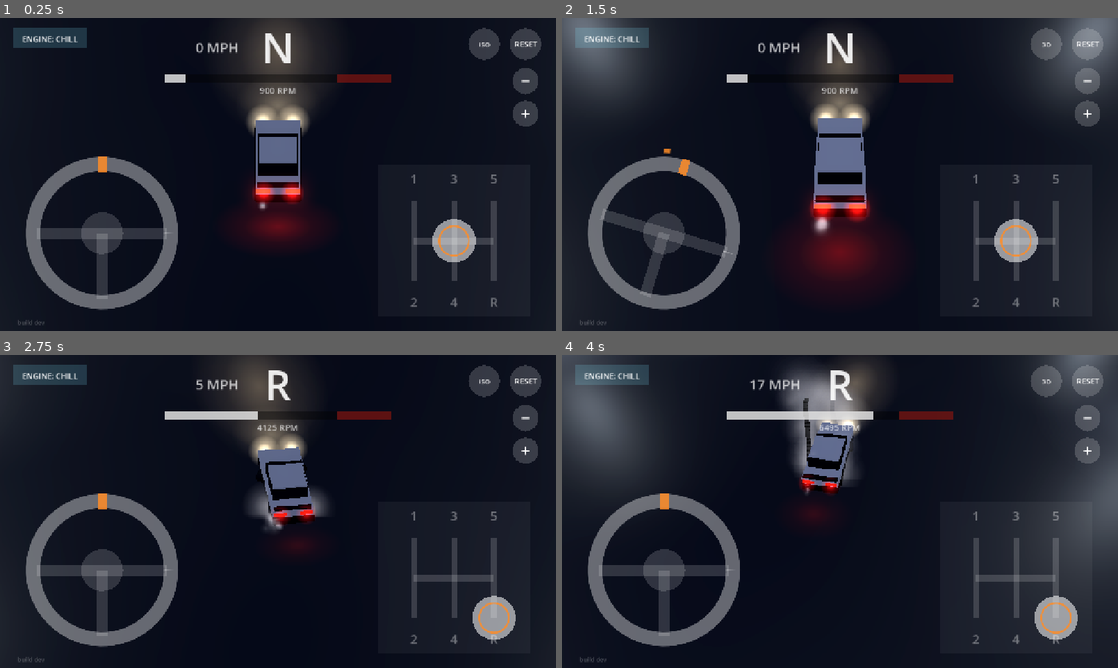
Above: before the commit, frames 1-4 (two rows, left to right).
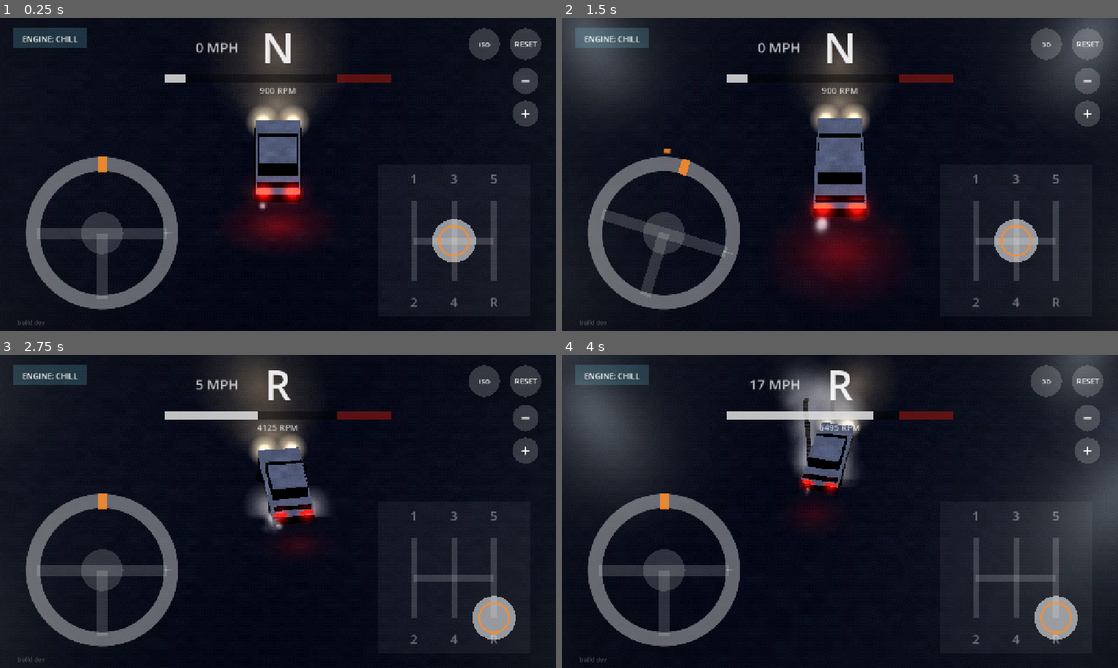
Above: after the commit, the same moments.

Repository: StoneColdOS/stick-drift
Game: Godot game, scene res://scenes/main.tscn
The game is run twice, just before and just after one commit, with the same random seed, the same clock (stepped at 60 frames per second) and the same inputs.
Inputs (mouse positions are in pixels of both pictures, inside the frame that each line leads up to):
- Up to frame 1 (0.25 s): no input
- Up to frame 2 (1.5 s): tap Enter (reset) at 0.5, 1.25 s; move the mouse to (962, 158) at 0.52 s; hold D (steer_right) 0.53-1.25 s; tap V (view) at 0.6 s; click (962, 158) at 0.67 s; drag from (728, 190) to (812, 237) at 1.27 s
- Up to frame 3 (2.75 s): move the mouse to (333, 442) at 2.02 s; hold D (steer_right) from 2.03 s (still down); tap R (gear_r) at 2.1 s; tap V (view) at 2.3 s
- Up to frame 4 (4 s): release D (steer_right) at 2.75 s; drag from (812, 574) to (673, 464) at 2.77 s; move the mouse to (1006, 558) at 3.52 s; hold A (steer_left) from 3.53 s (still down); tap V (view) at 3.6 s

The runs differ from the first frame. In frame 1, 0.1% of the frame differs, in the area x 46-54%, y 32-57%; in frame 2, 2.3%, in the area x 0-100%, y 0-61%; in frame 3, 0.1%; in frame 4, 1.0%.

Commit message:
Easy Delivery Co.-style look: gritty pixel textures, depth fog, retro dither pass, low-poly pines
- Every lit surface gets a tileable grit texture projected in world space
  with nearest filtering
- Depth fog in the night-sky colour, following the camera zoom, so the
  distance melts away
- Canvas shader: ordered dithering, colour quantization, soft vignette
- Trees are now stacked six-sided pines

Co-Authored-By: Claude Opus 5.5 <noreply@anthropic.com>
Claude-Session: https://claude.ai/code/session_01X5D3N9oUK59uFhYSHv3wU5

Diff:
--- a/scripts/chase_camera.gd
+++ b/scripts/chase_camera.gd
@@ -13,6 +13,7 @@
 const FOLLOW := {"pitch_close": 44.0, "pitch_far": 68.0, "dist_close": 13.0, "dist_far": 42.0}
 
 var car  ## car.gd
+var env: Environment  ## fog follows the zoom
 var iso := true
 var zoom := 0.05                 ## base zoom when slow: 0 = close, 1 = far
 var look_ahead := 0.7             ## seconds of travel the camera leads by
@@ -119,5 +120,10 @@
 	else:
 		pitch = lerpf(FOLLOW.pitch_close, FOLLOW.pitch_far, z)
 		d = lerpf(FOLLOW.dist_close, FOLLOW.dist_far, z)
+	if env:
+		# Clear around the car, fading out to the night beyond. Wider views push the fog back.
+		var reach: float = size if iso else d
+		env.fog_depth_begin = d - reach * 0.1
+		env.fog_depth_end = d + reach * 1.6 + 15.0
 	var b := Basis.from_euler(Vector3(deg_to_rad(-pitch), _yaw, 0.0))
 	global_transform = Transform3D(b, _focus + b.z * d)
--- a/scripts/main.gd
+++ b/scripts/main.gd
@@ -17,7 +17,7 @@
 const Hud := preload("res://scripts/hud.gd")
 const Haptics := preload("res://scripts/haptics.gd")
 
-const NIGHT_SKY := Color(0.035, 0.045, 0.08)
+const NIGHT_SKY := Color(0.1, 0.12, 0.18)  ## also the fog colour, so the distance melts away
 const PIXEL_SHRINK := 2  ## 720 / 2 = 360 pixel-tall world. Lower = sharper, higher = chunkier.
 const SEQUENCE := [-1, 0, 1, 2, 3, 4, 5]  ## for gamepad up/down shifting
 
@@ -29,6 +29,7 @@
 var camera: Camera3D
 var touch: Control
 var hud: Control
+var environment: Environment
 
 
 func _ready() -> void:
@@ -40,6 +41,9 @@
 	container.texture_filter = CanvasItem.TEXTURE_FILTER_NEAREST
 	container.mouse_filter = Control.MOUSE_FILTER_IGNORE
 	container.set_anchors_preset(Control.PRESET_FULL_RECT)
+	var post := ShaderMaterial.new()
+	post.shader = load("res://scripts/retro.gdshader")
+	container.material = post
 	add_child(container)
 	world_viewport = SubViewport.new()
 	world_viewport.msaa_3d = Viewport.MSAA_DISABLED
@@ -72,6 +76,7 @@
 
 	camera = ChaseCamera.new()
 	camera.car = car
+	camera.env = environment
 	world.add_child(camera)
 	camera.current = true
 	camera.snap()
@@ -94,11 +99,17 @@
 	env.background_mode = Environment.BG_COLOR
 	env.background_color = NIGHT_SKY
 	env.ambient_light_source = Environment.AMBIENT_SOURCE_COLOR
-	env.ambient_light_color = Color(0.32, 0.35, 0.48)
+	env.ambient_light_color = Color(0.3, 0.33, 0.45)
 	env.ambient_light_energy = 1.0
+	# Depth fog the same colour as the night sky: clear around the car, swallowing the
+	# distance. The camera moves the start/end as it zooms.
 	env.fog_enabled = true
+	env.fog_mode = Environment.FOG_MODE_DEPTH
 	env.fog_light_color = NIGHT_SKY
-	env.fog_density = 0.003
+	env.fog_density = 1.0
+	env.fog_depth_curve = 1.4
+	env.fog_depth_begin = 20.0
+	env.fog_depth_end = 70.0
 	env.glow_enabled = true
 	env.glow_intensity = 0.7
 	env.glow_bloom = 0.05
@@ -106,6 +117,7 @@
 	var we := WorldEnvironment.new()
 	we.environment = env
 	world.add_child(we)
+	environment = env
 
 	var moon := DirectionalLight3D.new()
 	moon.light_color = Color(0.55, 0.62, 0.85)
@@ -116,6 +128,7 @@
 
 
 func _process(_dt: float) -> void:
+
 	var kb_steer := Input.get_axis("steer_left", "steer_right")
 	touch.kb_steer = kb_steer
 	if Input.is_action_just_pressed("kick"):
--- a/scripts/neighborhood.gd
+++ b/scripts/neighborhood.gd
@@ -12,12 +12,12 @@
 const LIGHT_RADIUS := 48.0
 
 const LED_WHITE := Color(0.86, 0.92, 1.0)
-const ASPHALT := Color(0.15, 0.155, 0.17)
-const LOT_ASPHALT := Color(0.17, 0.175, 0.19)
-const SIDEWALK := Color(0.36, 0.36, 0.38)
-const LAWN := Color(0.10, 0.20, 0.11)
-const OUTER_GRASS := Color(0.06, 0.11, 0.07)
-const ROOF := Color(0.16, 0.15, 0.17)
+const ASPHALT := Color(0.16, 0.165, 0.19)
+const LOT_ASPHALT := Color(0.19, 0.195, 0.22)
+const SIDEWALK := Color(0.4, 0.4, 0.43)
+const LAWN := Color(0.12, 0.22, 0.13)
+const OUTER_GRASS := Color(0.08, 0.14, 0.09)
+const ROOF := Color(0.2, 0.18, 0.2)
 const TRUNK := Color(0.22, 0.15, 0.10)
 const POLE := Color(0.25, 0.26, 0.28)
 const WINDOW_WARM := Color(1.0, 0.76, 0.42)
@@ -29,7 +29,7 @@
 	Color(0.62, 0.68, 0.74), Color(0.74, 0.68, 0.56), Color(0.56, 0.64, 0.54),
 	Color(0.58, 0.58, 0.60), Color(0.80, 0.77, 0.68), Color(0.62, 0.48, 0.44),
 ]
-const LEAF_COLORS := [Color(0.07, 0.17, 0.09), Color(0.09, 0.20, 0.10), Color(0.06, 0.14, 0.10)]
+const LEAF_COLORS := [Color(0.08, 0.16, 0.13), Color(0.1, 0.19, 0.14), Color(0.07, 0.13, 0.12)]
 
 var rng := RandomNumberGenerator.new()
 var lights: Array[OmniLight3D] = []
@@ -173,12 +173,13 @@
 	parent.add_child(t)
 	t.position = pos
 	t.scale = Vector3.ONE * rng.randf_range(0.8, 1.25)
-	Util.box(t, Vector3(0.45, 2.2, 0.45), Vector3(0, 1.1, 0), Util.lit(TRUNK, 1.0))
+	# Low-poly pine: stacked six-sided cones.
+	Util.box(t, Vector3(0.35, 1.2, 0.35), Vector3(0, 0.6, 0), Util.lit(TRUNK, 1.0))
 	var leaf := Util.lit(LEAF_COLORS[rng.randi() % LEAF_COLORS.size()], 1.0)
-	Util.box(t, Vector3(2.8, 2.4, 2.8), Vector3(0, 3.2, 0), leaf,
-		Vector3(rng.randf_range(-8, 8), rng.randf_range(0, 90), rng.randf_range(-8, 8)))
-	Util.box(t, Vector3(1.9, 1.7, 1.9), Vector3(0, 4.5, 0), leaf,
-		Vector3(rng.randf_range(-10, 10), rng.randf_range(0, 90), rng.randf_range(-10, 10)))
+	var yaw := rng.randf_range(0, 60)
+	Util.cone(t, 1.9, 2.6, Vector3(0, 0.8, 0), leaf, yaw)
+	Util.cone(t, 1.45, 2.3, Vector3(0, 2.2, 0), leaf, yaw + 20)
+	Util.cone(t, 1.0, 2.3, Vector3(0, 3.5, 0), leaf, yaw + 40)
 
 
 ## A street light whose arm reaches out over the road in direction `out`.
--- /dev/null
+++ b/scripts/retro.gdshader
@@ -0,0 +1,24 @@
+shader_type canvas_item;
+// Retro colour pass over the low-res world: a touch of ordered dithering and colour
+// quantization (like old consoles), plus a soft vignette. Subtle on purpose.
+
+uniform float levels = 28.0;     // colour steps per channel
+uniform float dither_amount = 1.0;
+uniform float vignette = 0.35;
+
+const float BAYER[16] = float[](
+	0.0, 8.0, 2.0, 10.0,
+	12.0, 4.0, 14.0, 6.0,
+	3.0, 11.0, 1.0, 9.0,
+	15.0, 7.0, 13.0, 5.0);
+
+void fragment() {
+	vec4 c = texture(TEXTURE, UV);
+	ivec2 px = ivec2(UV / TEXTURE_PIXEL_SIZE);
+	float threshold = BAYER[(px.y % 4) * 4 + (px.x % 4)] / 16.0 - 0.5;
+	vec3 col = c.rgb + threshold * dither_amount / levels;
+	col = floor(col * levels + 0.5) / levels;
+	vec2 d = UV - 0.5;
+	col *= 1.0 - vignette * dot(d, d) * 1.6;
+	COLOR = vec4(col, 1.0);
+}
--- a/scripts/util.gd
+++ b/scripts/util.gd
@@ -6,16 +6,64 @@
 static var _unit_plane: PlaneMesh
 static var _prism: ArrayMesh
 static var _soft: GradientTexture2D
-
-
-static func lit(c: Color, roughness := 0.85) -> StandardMaterial3D:
-	var key := "L%s%s" % [c, roughness]
+static var _grain: ImageTexture
+
+
+## Everything gets a gritty, blotchy texture projected in world space (no UVs needed), drawn
+## with nearest-neighbour filtering so it reads as chunky pixels. That's most of the
+## "photo texture on low-poly" retro look.
+static func lit(c: Color, roughness := 0.85, grain_scale := 0.3) -> StandardMaterial3D:
+	var key := "L%s%s%s" % [c, roughness, grain_scale]
 	if not _mats.has(key):
 		var m := StandardMaterial3D.new()
 		m.albedo_color = c
 		m.roughness = roughness
+		if grain_scale > 0.0:
+			m.albedo_texture = grain()
+			m.uv1_triplanar = true
+			m.uv1_world_triplanar = true
+			m.uv1_scale = Vector3.ONE * grain_scale
+			m.texture_filter = BaseMaterial3D.TEXTURE_FILTER_NEAREST_WITH_MIPMAPS
 		_mats[key] = m
 	return _mats[key]
+
+
+## 64x64 tileable grit: two octaves of value noise plus speckle, 0.72..1.0 brightness.
+static func grain() -> ImageTexture:
+	if _grain:
+		return _grain
+	const N := 64
+	var rng := RandomNumberGenerator.new()
+	rng.seed = 1986
+	var coarse: Array[float] = []
+	var fine: Array[float] = []
+	for i in 8 * 8:
+		coarse.append(rng.randf())
+	for i in 16 * 16:
+		fine.append(rng.randf())
+	var img := Image.create(N, N, false, Image.FORMAT_RGBA8)
+	for y in N:
+		for x in N:
+			var v := 0.55 * _vnoise(coarse, 8, x / float(N) * 8.0, y / float(N) * 8.0)
+			v += 0.30 * _vnoise(fine, 16, x / float(N) * 16.0, y / float(N) * 16.0)
+			v += 0.15 * rng.randf()
+			var b := lerpf(0.72, 1.0, v)
+			img.set_pixel(x, y, Color(b, b, b))
+	img.generate_mipmaps()
+	_grain = ImageTexture.create_from_image(img)
+	return _grain
+
+
+static func _vnoise(cells: Array[float], n: int, fx: float, fy: float) -> float:
+	var x0 := int(floor(fx)) % n
+	var y0 := int(floor(fy)) % n
+	var x1 := (x0 + 1) % n
+	var y1 := (y0 + 1) % n
+	var tx := smoothstep(0.0, 1.0, fx - floor(fx))
+	var ty := smoothstep(0.0, 1.0, fy - floor(fy))
+	var a := lerpf(cells[y0 * n + x0], cells[y0 * n + x1], tx)
+	var b := lerpf(cells[y1 * n + x0], cells[y1 * n + x1], tx)
+	return lerpf(a, b, ty)
 
 
 static func emissive(c: Color, energy: float) -> StandardMaterial3D:
@@ -148,6 +196,28 @@
 	return mi
 
 
+## Low-poly cone (pine tree tiers, snow caps). Pointy end up, base on y = 0.
+static func cone(parent: Node, radius: float, height: float, pos: Vector3, mat: Material, yaw_deg := 0.0) -> MeshInstance3D:
+	var key := "cone"
+	if not _mats.has(key):
+		var c := CylinderMesh.new()
+		c.top_radius = 0.0
+		c.bottom_radius = 1.0
+		c.height = 1.0
+		c.radial_segments = 6
+		c.rings = 1
+		_mats[key] = c
+	var mi := MeshInstance3D.new()
+	mi.mesh = _mats[key]
+	mi.material_override = mat
+	mi.cast_shadow = GeometryInstance3D.SHADOW_CASTING_SETTING_OFF
+	parent.add_child(mi)
+	mi.position = pos + Vector3(0, height / 2, 0)
+	mi.rotation_degrees = Vector3(0, yaw_deg, 0)
+	mi.scale = Vector3(radius, height, radius)
+	return mi
+
+
 static func static_box(parent: Node, size: Vector3, pos: Vector3) -> StaticBody3D:
 	var body := StaticBody3D.new()
 	var shape := CollisionShape3D.new()
Binary file changed: docs/screenshots/drift.png
Binary file changed: docs/screenshots/parked.png
